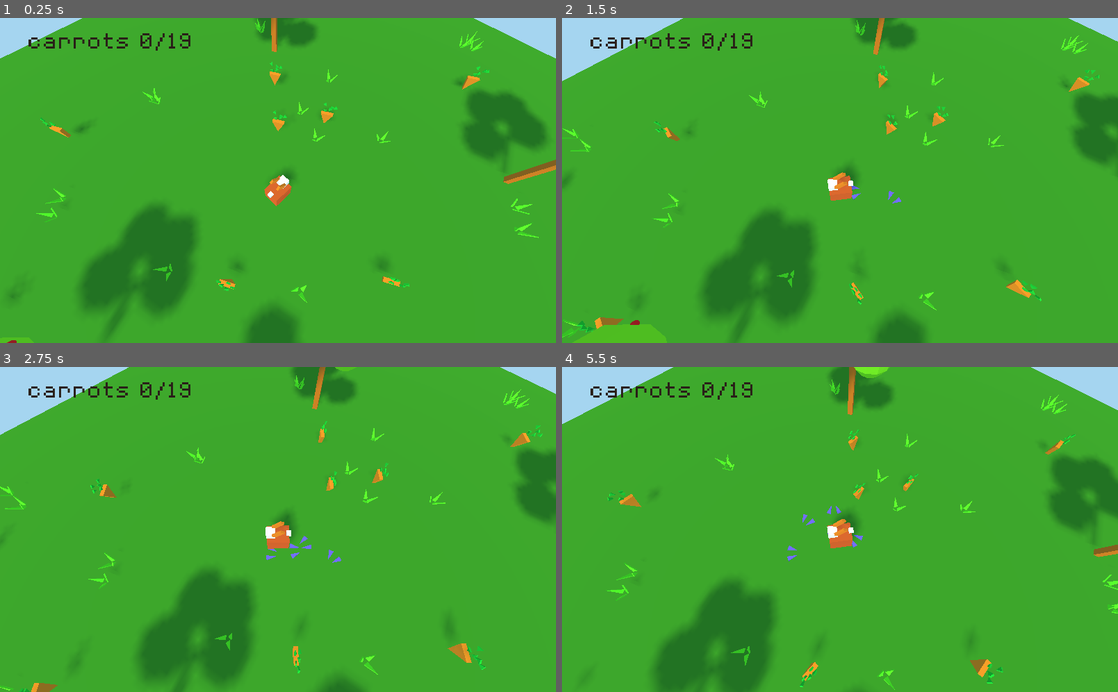
Above: before the commit, frames 1-4 (two rows, left to right).
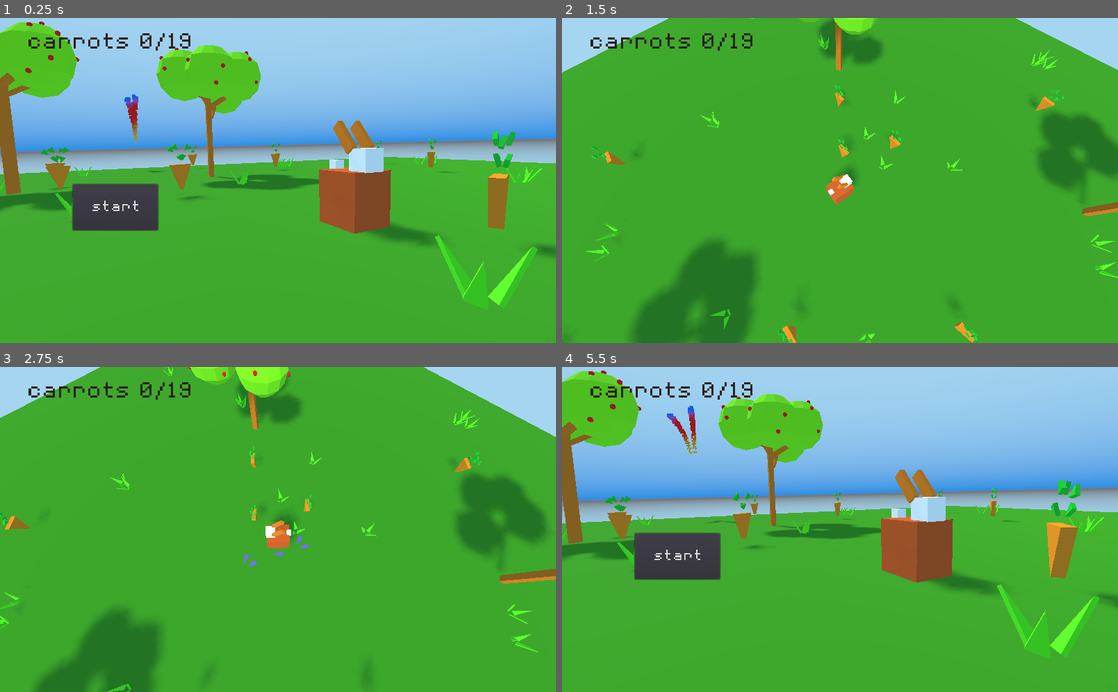
Above: after the commit, the same moments.

Repository: uprun/game-rabbit-and-carrots
Game: Godot game, scene res://game.tscn
Two runs of this game, one before a commit and one after it. Both use one fixed random seed, a clock stepped at 60 frames per second and the inputs below.
Inputs (mouse positions are in pixels of both pictures, inside the frame that each line leads up to):
- Up to frame 1 (0.25 s): no input
- Up to frame 2 (1.5 s): click (678, 206) at 0.5 s, where only the run after the commit has a clickable "start"; tap Enter at 1.25 s; move the mouse to (962, 164) at 1.27 s; click (962, 164) at 1.42 s
- Up to frame 3 (2.75 s): move the mouse to (166, 545) at 2.02 s; click (166, 545) at 2.17 s
- Up to frame 4 (5.5 s): move the mouse to (895, 458) at 2.77 s; click (895, 458) at 2.92 s; move the mouse to (812, 594) at 3.52 s; click (812, 594) at 3.67 s; move the mouse to (1006, 578) at 4.27 s; click (1006, 578) at 4.42 s; tap Escape at 4.9 s; click (678, 555) at 5 s, where only the run after the commit has a clickable "re-start"

The runs differ from the first frame. In frame 1, 55% of the frame differs, in the area x 0-100%, y 0-100%; in frame 2, 16%; in frame 3, 20%; in frame 4, 55%.

Commit message:
added re-start menu

Diff:
--- /dev/null
+++ b/Button-re-start.gd
@@ -0,0 +1,33 @@
+extends Button
+
+
+# Declare member variables here. Examples:
+# var a: int = 2
+# var b: String = "text"
+
+
+# Called when the node enters the scene tree for the first time.
+var gameStarted = false
+export(NodePath) var pathToCamera
+
+func _ready() -> void:
+	text = "start"
+	pass # Replace with function body.
+
+
+# Called every frame. 'delta' is the elapsed time since the previous frame.
+#func _process(delta: float) -> void:
+#	pass
+
+
+func _on_Buttonrestart_pressed() -> void:
+	if gameStarted:
+		get_tree().reload_current_scene()
+
+	else:
+		gameStarted = true
+		var shared_vars = get_node("/root/SharedVariables")
+		shared_vars.isMenuOpen = false
+		get_node(pathToCamera).current = true
+		visible = false
+		text = "re-start"
--- /dev/null
+++ b/CameraStart.gd
@@ -0,0 +1,15 @@
+extends Camera
+
+
+export(NodePath) var pathToPlayer
+var initial_translation: Vector3
+var initial_offset: Vector3
+# Called when the node enters the scene tree for the first time.
+func _ready() -> void:
+	initial_translation = translation
+	initial_offset = get_node(pathToPlayer).translation - initial_translation
+
+func _physics_process(delta: float) -> void:
+	var offset = get_node(pathToPlayer).translation - initial_offset
+	translation.x = offset.x
+	translation.z = offset.z
--- a/game.gd
+++ b/game.gd
@@ -50,6 +50,16 @@
 		if true:
 			pass
 	if event is InputEventKey and event.pressed:
+		if Input.is_key_pressed(KEY_ESCAPE):
+			var shared_vars = get_node("/root/SharedVariables")
+			if shared_vars.isMenuOpen:
+				$"Button-re-start".hide()
+				$camera_horizontal/camera_vertical/Camera.current = true
+				shared_vars.isMenuOpen = false
+			else:
+				$"Button-re-start".show()
+				$CameraStart.current = true
+				shared_vars.isMenuOpen = true
 		#print(event.scancode,'-', event.unicode)
 		pass
 
--- a/game.tscn
+++ b/game.tscn
@@ -7,6 +7,15 @@
 [ext_resource path="res://camera_horizontal.gd" type="Script" id=5]
 [ext_resource path="res://ground2.tscn" type="PackedScene" id=6]
 [ext_resource path="res://tree.tscn" type="PackedScene" id=7]
+[ext_resource path="res://Button-re-start.gd" type="Script" id=8]
+[ext_resource path="res://CameraStart.gd" type="Script" id=9]
+
+[sub_resource type="DynamicFontData" id=5]
+font_path = "res://fonts/8-bit-operator/8bitOperatorPlus8-Regular.ttf"
+
+[sub_resource type="DynamicFont" id=6]
+size = 31
+font_data = SubResource( 5 )
 
 [sub_resource type="CanvasItemMaterial" id=1]
 
@@ -25,11 +34,12 @@
 pathToCamera = NodePath("camera_horizontal/camera_vertical/Camera")
 
 [node name="player" parent="." instance=ExtResource( 3 )]
+transform = Transform( 0.993564, 0, 0.113273, 0, 1, 0, -0.113273, 0, 0.993564, -0.659292, 0, -0.471364 )
 pathToCamera = NodePath("../camera_horizontal/camera_vertical/Camera")
 labelPath = NodePath("../Label")
 
 [node name="camera_horizontal" type="Spatial" parent="."]
-transform = Transform( 0.707107, 0, 0.707107, 0, 1, 0, -0.707107, 0, 0.707107, 1, 5, 1 )
+transform = Transform( 0.707107, 0, 0.707107, 0, 1, 0, -0.707107, 0, 0.707107, 0.340708, 5, 0.528636 )
 script = ExtResource( 5 )
 pathToPlayer = NodePath("../player")
 
@@ -151,62 +161,21 @@
 [node name="grass-bush34" parent="ground2" instance=ExtResource( 2 )]
 transform = Transform( 0.774082, -0.00276383, -0.633079, 0.0167843, 0.999729, 0.0161581, 0.632863, -0.0231335, 0.773919, -4.63845, 0.0396063, -8.26064 )
 
-[node name="carrot" parent="." instance=ExtResource( 1 )]
-transform = Transform( 1, 0, 0, 0, 1, 0, 0, 0, 1, 6.22624, 0, -7.10884 )
-
-[node name="carrot2" parent="." instance=ExtResource( 1 )]
-transform = Transform( 1, 0, 0, 0, 1, 0, 0, 0, 1, -7, 0, -5 )
-
-[node name="carrot3" parent="." instance=ExtResource( 1 )]
-transform = Transform( 1, 0, 0, 0, 1, 0, 0, 0, 1, 6.43861, 0, -2.43793 )
-
-[node name="carrot6" parent="." instance=ExtResource( 1 )]
-transform = Transform( 1, 0, 0, 0, 1, 0, 0, 0, 1, -0.561385, 0, -2.43793 )
-
-[node name="carrot7" parent="." instance=ExtResource( 1 )]
-transform = Transform( 1, 0, 0, 0, 1, 0, 0, 0, 1, -2.56139, 0, -2.43793 )
-
-[node name="carrot8" parent="." instance=ExtResource( 1 )]
-transform = Transform( 1, 0, 0, 0, 1, 0, 0, 0, 1, -1.30734, 0, -1.32656 )
-
-[node name="carrot9" parent="." instance=ExtResource( 1 )]
-transform = Transform( 1, 0, 0, 0, 1, 0, 0, 0, 1, 3.00621, 0, 4.65178 )
-
-[node name="carrot14" parent="." instance=ExtResource( 1 )]
-transform = Transform( 1, 0, 0, 0, 1, 0, 0, 0, 1, 0.697069, 0, 2.13567 )
-
-[node name="carrot15" parent="." instance=ExtResource( 1 )]
-transform = Transform( 1, 0, 0, 0, 1, 0, 0, 0, 1, 2.98374, -4.76837e-07, -0.220073 )
-
-[node name="carrot16" parent="." instance=ExtResource( 1 )]
-transform = Transform( 1, 0, 0, 0, 1, 0, 0, 0, 1, 7.08714, -4.76837e-07, 0.451068 )
-
-[node name="carrot17" parent="." instance=ExtResource( 1 )]
-transform = Transform( 1, 0, 0, 0, 1, 0, 0, 0, 1, -2.27626, -4.76837e-07, 5.947 )
-
-[node name="carrot18" parent="." instance=ExtResource( 1 )]
-transform = Transform( 1, 0, 0, 0, 1, 0, 0, 0, 1, -5.27626, -4.76837e-07, 2.947 )
-
-[node name="carrot19" parent="." instance=ExtResource( 1 )]
-transform = Transform( 1, 0, 0, 0, 1, 0, 0, 0, 1, 1.64577, -4.76837e-07, -6.41832 )
-
-[node name="carrot11" parent="." instance=ExtResource( 1 )]
-transform = Transform( 1, 0, 0, 0, 1, 0, 0, 0, 1, 4.15238, 0, 2.12371 )
-
-[node name="carrot12" parent="." instance=ExtResource( 1 )]
-transform = Transform( 1, 0, 0, 0, 1, 0, 0, 0, 1, 4.85564, 0, 4.81844 )
-
-[node name="carrot13" parent="." instance=ExtResource( 1 )]
-transform = Transform( 1, 0, 0, 0, 1, 0, 0, 0, 1, 6.55934, 0, 6.38113 )
-
-[node name="carrot10" parent="." instance=ExtResource( 1 )]
-transform = Transform( 1, 0, 0, 0, 1, 0, 0, 0, 1, 2.54476, 0, 3.11766 )
-
-[node name="carrot4" parent="." instance=ExtResource( 1 )]
-transform = Transform( 1, 0, 0, 0, 1, 0, 0, 0, 1, -6.17882, 0, 6.07811 )
-
-[node name="carrot5" parent="." instance=ExtResource( 1 )]
-transform = Transform( 1, 0, 0, 0, 1, 0, 0, 0, 1, -0.0518842, 0, 8.41762 )
+[node name="Button-re-start" type="Button" parent="."]
+anchor_top = 0.499
+anchor_right = 0.5
+anchor_bottom = 0.5
+margin_left = 134.0
+margin_top = 7.60001
+margin_right = -221.0
+margin_bottom = 92.0
+custom_fonts/font = SubResource( 6 )
+text = "re/start"
+script = ExtResource( 8 )
+__meta__ = {
+"_edit_use_anchors_": false
+}
+pathToCamera = NodePath("../camera_horizontal/camera_vertical/Camera")
 
 [node name="Label" type="Label" parent="."]
 modulate = Color( 0.164706, 0.12549, 0.0980392, 1 )
@@ -228,14 +197,85 @@
 mesh = SubResource( 4 )
 material/0 = null
 
-[node name="tree" parent="." instance=ExtResource( 7 )]
+[node name="CameraStart" type="Camera" parent="."]
+transform = Transform( -0.934986, -0.063325, 0.348987, -0.02427, 0.993049, 0.11517, -0.353855, 0.0992119, -0.930024, 0.94997, 0.846522, -2.81351 )
+current = true
+fov = 56.0
+near = 0.01
+far = 183.7
+script = ExtResource( 9 )
+pathToPlayer = NodePath("../player")
+
+[node name="carrots" type="Spatial" parent="."]
+
+[node name="carrot" parent="carrots" instance=ExtResource( 1 )]
+transform = Transform( 1, 0, 0, 0, 1, 0, 0, 0, 1, 6.22624, 0, -7.10884 )
+
+[node name="carrot2" parent="carrots" instance=ExtResource( 1 )]
+transform = Transform( 1, 0, 0, 0, 1, 0, 0, 0, 1, -7, 0, -5 )
+
+[node name="carrot3" parent="carrots" instance=ExtResource( 1 )]
+transform = Transform( 1, 0, 0, 0, 1, 0, 0, 0, 1, 6.43861, 0, -2.43793 )
+
+[node name="carrot6" parent="carrots" instance=ExtResource( 1 )]
+transform = Transform( 1, 0, 0, 0, 1, 0, 0, 0, 1, -0.561385, 0, -2.43793 )
+
+[node name="carrot7" parent="carrots" instance=ExtResource( 1 )]
+transform = Transform( 1, 0, 0, 0, 1, 0, 0, 0, 1, -2.56139, 0, -2.43793 )
+
+[node name="carrot8" parent="carrots" instance=ExtResource( 1 )]
+transform = Transform( 1, 0, 0, 0, 1, 0, 0, 0, 1, -1.30734, 0, -1.32656 )
+
+[node name="carrot9" parent="carrots" instance=ExtResource( 1 )]
+transform = Transform( 1, 0, 0, 0, 1, 0, 0, 0, 1, 3.00621, 0, 4.65178 )
+
+[node name="carrot14" parent="carrots" instance=ExtResource( 1 )]
+transform = Transform( 1, 0, 0, 0, 1, 0, 0, 0, 1, 0.697069, 0, 2.13567 )
+
+[node name="carrot15" parent="carrots" instance=ExtResource( 1 )]
+transform = Transform( 1, 0, 0, 0, 1, 0, 0, 0, 1, 2.98374, -4.76837e-07, -0.220073 )
+
+[node name="carrot16" parent="carrots" instance=ExtResource( 1 )]
+transform = Transform( 1, 0, 0, 0, 1, 0, 0, 0, 1, 7.08714, -4.76837e-07, 0.451068 )
+
+[node name="carrot17" parent="carrots" instance=ExtResource( 1 )]
+transform = Transform( 1, 0, 0, 0, 1, 0, 0, 0, 1, -2.27626, -4.76837e-07, 5.947 )
+
+[node name="carrot18" parent="carrots" instance=ExtResource( 1 )]
+transform = Transform( 1, 0, 0, 0, 1, 0, 0, 0, 1, -5.27626, -4.76837e-07, 2.947 )
+
+[node name="carrot19" parent="carrots" instance=ExtResource( 1 )]
+transform = Transform( 1, 0, 0, 0, 1, 0, 0, 0, 1, 1.64577, -4.76837e-07, -6.41832 )
+
+[node name="carrot11" parent="carrots" instance=ExtResource( 1 )]
+transform = Transform( 1, 0, 0, 0, 1, 0, 0, 0, 1, 4.15238, 0, 2.12371 )
+
+[node name="carrot12" parent="carrots" instance=ExtResource( 1 )]
+transform = Transform( 1, 0, 0, 0, 1, 0, 0, 0, 1, 4.85564, 0, 4.81844 )
+
+[node name="carrot13" parent="carrots" instance=ExtResource( 1 )]
+transform = Transform( 1, 0, 0, 0, 1, 0, 0, 0, 1, 6.55934, 0, 6.38113 )
+
+[node name="carrot10" parent="carrots" instance=ExtResource( 1 )]
+transform = Transform( 1, 0, 0, 0, 1, 0, 0, 0, 1, 2.54476, 0, 3.11766 )
+
+[node name="carrot4" parent="carrots" instance=ExtResource( 1 )]
+transform = Transform( 1, 0, 0, 0, 1, 0, 0, 0, 1, -6.17882, 0, 6.07811 )
+
+[node name="carrot5" parent="carrots" instance=ExtResource( 1 )]
+transform = Transform( 1, 0, 0, 0, 1, 0, 0, 0, 1, -0.0518842, 0, 8.41762 )
+
+[node name="trees" type="Spatial" parent="."]
+
+[node name="tree" parent="trees" instance=ExtResource( 7 )]
 transform = Transform( 1, 0, 0, 0, 1, 0, 0, 0, 1, -0.180367, 0.00388646, 4.95063 )
 
-[node name="tree2" parent="." instance=ExtResource( 7 )]
+[node name="tree2" parent="trees" instance=ExtResource( 7 )]
 transform = Transform( -0.886519, 0, 0.462692, 0, 1, 0, -0.462692, 0, -0.886519, 3.47742, 0.00388741, 3.9353 )
 
-[node name="tree3" parent="." instance=ExtResource( 7 )]
+[node name="tree3" parent="trees" instance=ExtResource( 7 )]
 transform = Transform( 0.964594, 0, 0.263739, 0, 1, 0, -0.263739, 0, 0.964594, 3.97129, 0.00388741, -4.4977 )
 
-[node name="tree4" parent="." instance=ExtResource( 7 )]
+[node name="tree4" parent="trees" instance=ExtResource( 7 )]
 transform = Transform( -0.471412, 0, 0.881913, 0, 1, 0, -0.881913, 0, -0.471412, -3.71402, 0.00388837, -3.54909 )
+[connection signal="pressed" from="Button-re-start" to="Button-re-start" method="_on_Buttonrestart_pressed"]
--- a/player.gd
+++ b/player.gd
@@ -70,34 +70,32 @@
 	return vector_to_target
 
 func _input(event: InputEvent) -> void:
-
+	var shared_vars = get_node("/root/SharedVariables")
 	if event is InputEventMouseButton:
-		var data = (event as InputEventMouseButton)
-		if data.pressed and data.button_index == 1:
-			var result = getMouseClick3d(data)
-			if result:
-				target.x = result.position.x
-				target.z = result.position.z
-				if velocity.length() <= 0.2:
-					var prepared_velocity = -transform.basis.z.normalized() * speed
-					velocity.x = prepared_velocity.x
-					velocity.z = prepared_velocity.z
-		if data.pressed and data.button_index == 2:
-			var result = getMouseClick3d(data)
-			if result:
-				pass
-#				var bullet = BULLET.instance()
-#
-#				var spell_caster_global_transform = $"staff/spell-caster".global_transform
-#				print(spell_caster_global_transform.basis.z)
-#				bullet.transform = spell_caster_global_transform
-#				bullet.define_target(result.position)
-#				get_node("/root/game").add_child(bullet)
-			else:
-				print('no hit')
-
-			if true:
-				pass
+		if not shared_vars.isMenuOpen:
+			var data = (event as InputEventMouseButton)
+			if data.pressed and data.button_index == 1:
+				var result = getMouseClick3d(data)
+				if result:
+					target.x = result.position.x
+					target.z = result.position.z
+					if velocity.length() <= 0.2:
+						var prepared_velocity = -transform.basis.z.normalized() * speed
+						velocity.x = prepared_velocity.x
+						velocity.z = prepared_velocity.z
+			if data.pressed and data.button_index == 2:
+				var result = getMouseClick3d(data)
+				if result:
+					pass
+	#				var bullet = BULLET.instance()
+	#
+	#				var spell_caster_global_transform = $"staff/spell-caster".global_transform
+	#				print(spell_caster_global_transform.basis.z)
+	#				bullet.transform = spell_caster_global_transform
+	#				bullet.define_target(result.position)
+	#				get_node("/root/game").add_child(bullet)
+				else:
+					print('no hit')
 	if event is InputEventKey and event.pressed:
 		#print(event.scancode,'-', event.unicode)
 		pass
--- a/project.godot
+++ b/project.godot
@@ -19,6 +19,10 @@
 run/main_scene="res://game.tscn"
 config/icon="res://icon.png"
 
+[autoload]
+
+SharedVariables="*res://shared-variables.gd"
+
 [rendering]
 
 environment/default_environment="res://default_env.tres"
--- /dev/null
+++ b/shared-variables.gd
@@ -0,0 +1,17 @@
+extends Node
+
+
+# Declare member variables here. Examples:
+# var a: int = 2
+# var b: String = "text"
+
+var isMenuOpen = true
+
+# Called when the node enters the scene tree for the first time.
+func _ready() -> void:
+	pass # Replace with function body.
+
+
+# Called every frame. 'delta' is the elapsed time since the previous frame.
+#func _process(delta: float) -> void:
+#	pass
Not shown: 1 places in game.tscn that only renumber resources
